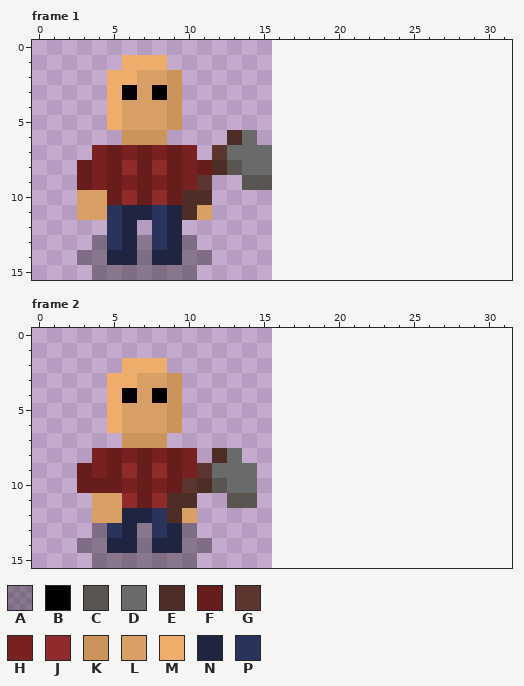
Pixel-art file -- WGJ138/Content/Jack.aseprite. The picture above was drawn from the file before the commit.
16x16 pixels, 2 frames. Colours within 5 levels of each other are drawn and written as one. Shown: frame 1, frame 2. The old version is drawn lined up with the new one, on the new canvas.
Visible layers, top first: "Axe", "Base".
Palette (. is transparent): A #0000004d  B #000000  C #595652  D #696a6a  E #4e2d27  F #681d1d  G #5b352e  H #792121  J #8f2b2b  K #cb945b  L #d9a066  M #eead6b  N #1f2541  P #2a335b
Pixels before, frame 1, first column x 3:
 1 ...MMM.......
 2 ..MMLLK......
 3 ..MBLBK......
 4 ..MLLLK......
 5 ..MLLLK......
 6 ...KKK....ED.
 7 .HFHFHFH.GDDD
 8 FHFJFJFHFECDD
 9 FHFHFHFHG..CC
10 LLFJFJFEE....
11 LLPNNPNEL....
12 ..PN.PN......
13 .APNAPNA.....
14 AANNANNAA....
15 .AAAAAAA.....
Pixels before, frame 2, first column x 3:
 2 ...MMM......
 3 ..MMLLK.....
 4 ..MBLBK.....
 5 ..MLLLK.....
 6 ..MLLLK.....
 7 ...KKK......
 8 .HFHFHFH.ED.
 9 FHFJFJFHGDDD
10 FFFHFHFGECDD
11 .LLJFJEE..CC
12 .LLNNPEL....
13 .APNAPNA....
14 AANNANNAA...
15 .AAAAAAA....
And afterwards:
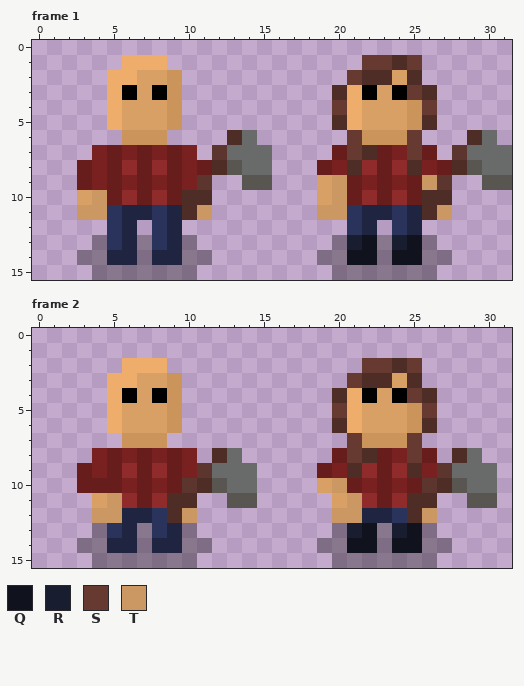
Colours new in this view: Q #10121e  R #191d30  S #663931  T #cb9864
Change:
canvas 16x16 -> 32x16
Changed rows in their new state; - is an unchanged pixel.
Frame 1:
first column x 3:
 1 -------------------SSES------
 2 ------------------SEELE------
 3 -----------------EMBLBSE-----
 4 -----------------SMLLLKS-----
 5 -----------------EMLLLKE-----
 6 ------------------SKKKS---ED-
 7 -----------------FSEFHSF-GDDD
 8 ----------------FHEJFJEHFECDD
 9 ----------------LTFHFHFTG--CC
10 -T--------------LTFJFJFEE----
11 TT------T-------TTPNNPNET----
12 ------------------PN-PN------
13 -----------------ARQARQA-----
14 ----------------AAQQAQQAA----
15 -----------------AAAAAAA-----
Frame 2:
first column x 4:
 2 ------------------SSES-----
 3 -----------------SEELE-----
 4 ----------------EMBLBSE----
 5 ----------------SMLLLKS----
 6 ----------------EMLLLKE----
 7 -----------------SKKKS-----
 8 ----------------FSEFHSF-ED-
 9 ---------------FHEJFJEHGDDD
10 ---------------LTFHFHFGECDD
11 -T--------------LTJFJEE--CC
12 TT----T---------TTNNPET----
13 ----------------ARQARQA----
14 ---------------AAQQAQQAA---
15 ----------------AAAAAAA----
Boxes around the changes in both pictures, in picture pixels (x1, y1, x2, y2):
added: (317, 55, 512, 280)
changed: (77, 190, 107, 220)
changed: (197, 205, 212, 220)
added: (317, 358, 497, 568)
changed: (92, 493, 122, 523)
changed: (182, 508, 197, 523)
